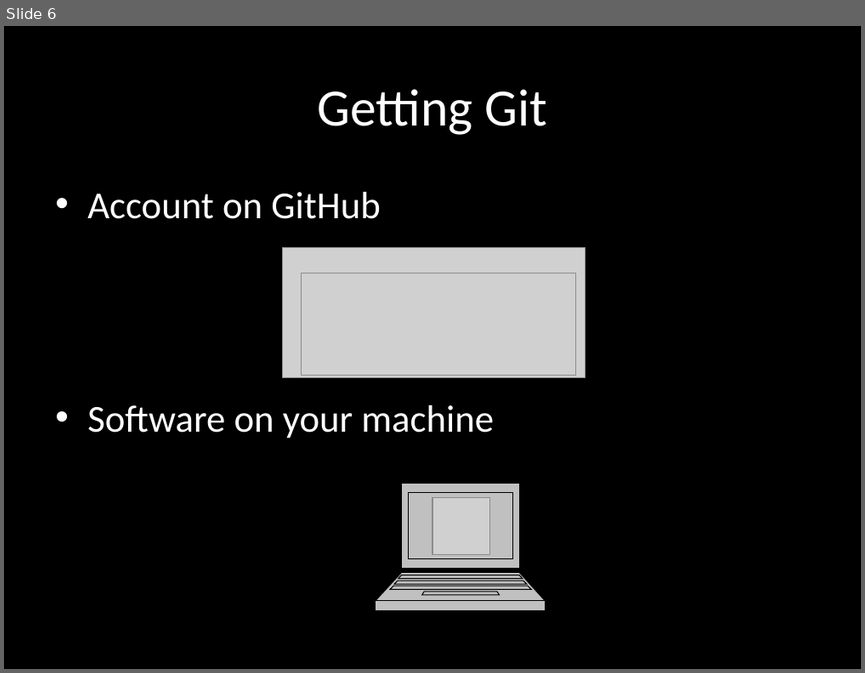
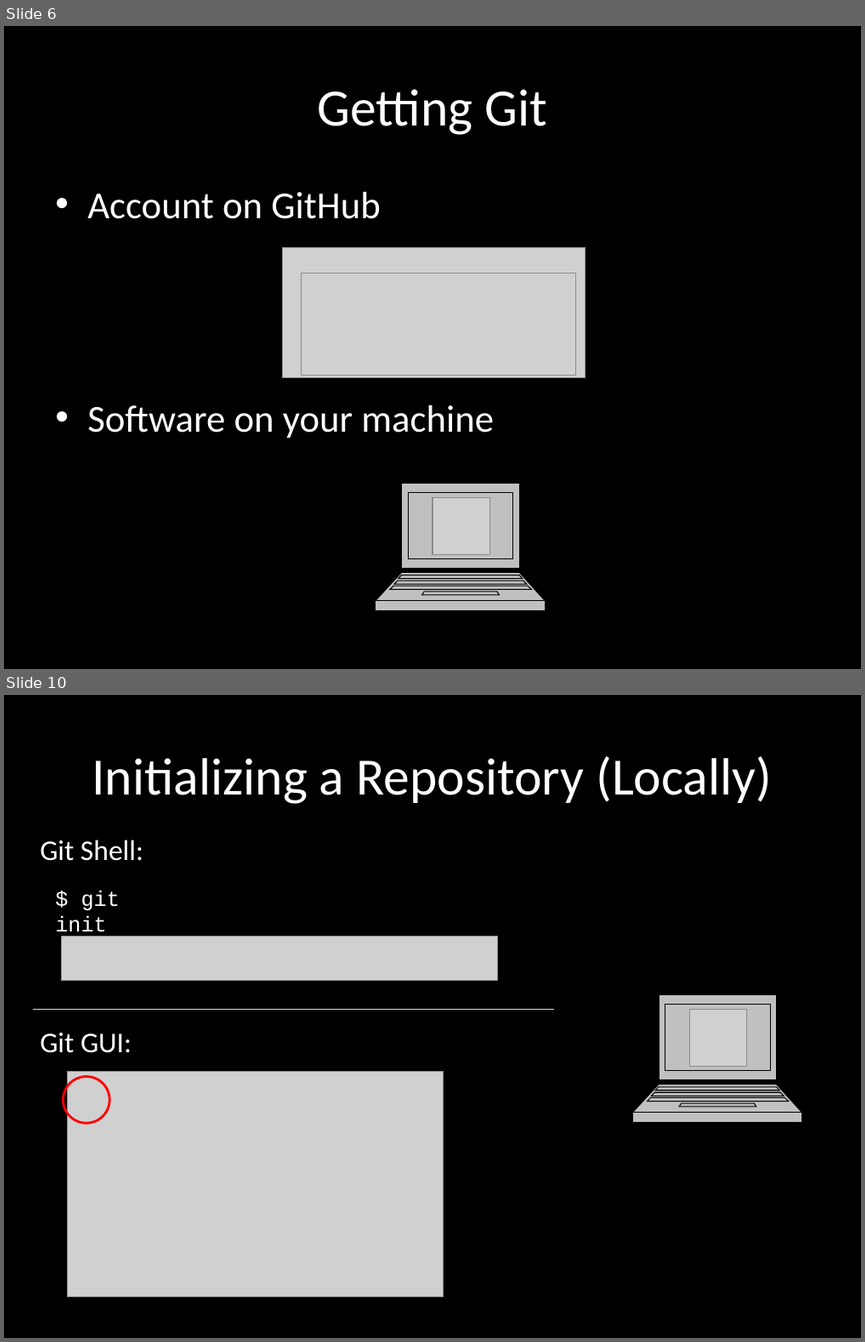
Before and after one commit to vgdev/git-guide, a slide deck: Git.pptx. Shown one above the other, each under a label of ours: slide 6 before the commit, slides 6 and 10 after it; the slides between them are not shown. The pictures are 865x673 and 865x1342 pixels, drawn with LibreOffice and Linux fonts; fonts in the diff are those of the drawing; grey boxes stand for pictures. Boxes give left, top, right and bottom in pixels: in the first picture for what was removed or moved away, otherwise in the second. Text is boxed around its words. In the diff, an @@ line names an element or a change of style, - is before the commit and + after.

```diff
--- a/Git.pptx
+++ b/Git.pptx
@@ slide 10 added at (x1=4, y1=695, x2=861, y2=1338), background #000000 @@
@@ title added at (x1=92, y1=756, x2=772, y2=804), 44 pt, text #FFFFFF @@
+Initializing a Repository (Locally)
@@ text added at (x1=40, y1=839, x2=143, y2=861), 24 pt, text #FFFFFF @@
+Git Shell:
@@ text added at (x1=55, y1=891, x2=120, y2=939), 18 pt, text #FFFFFF @@
+$ git init
@@ picture added at (x1=62, y1=936, x2=498, y2=981) @@
@@ freeform shape added at (x1=632, y1=995, x2=801, y2=1123), fill #C0C0C0, outline #000000 0.75 pt @@
@@ line added from (32, 1009) to (554, 1009), #D8D8D8 0.75 pt @@
@@ picture added at (x1=689, y1=1009, x2=747, y2=1066) @@
@@ text added at (x1=40, y1=1032, x2=132, y2=1053), 24 pt, text #FFFFFF @@
+Git GUI:
@@ ellipse added at (x1=64, y1=1077, x2=109, y2=1123), outline #FF0000 2 pt @@
@@ picture added at (x1=68, y1=1072, x2=443, y2=1297) @@
```
Also in this commit, not shown: 1 slide changed, 25 other slides added.
